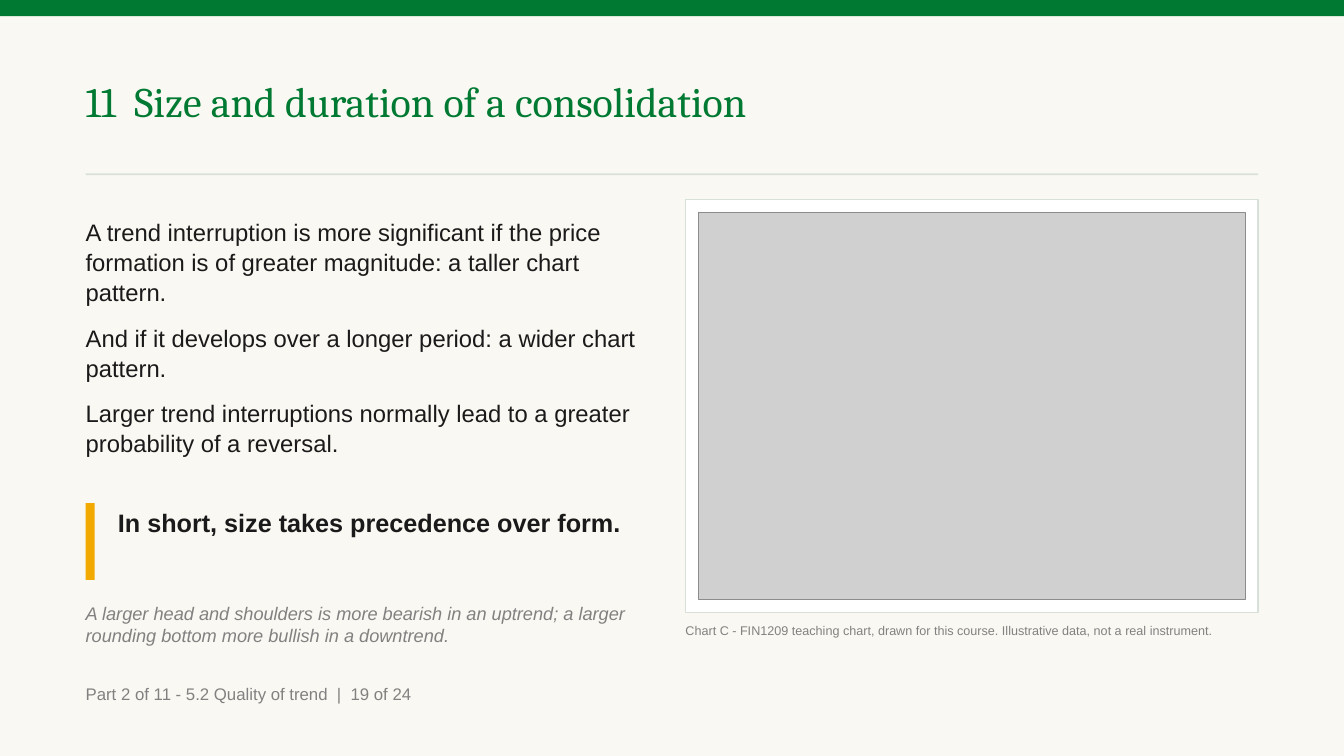
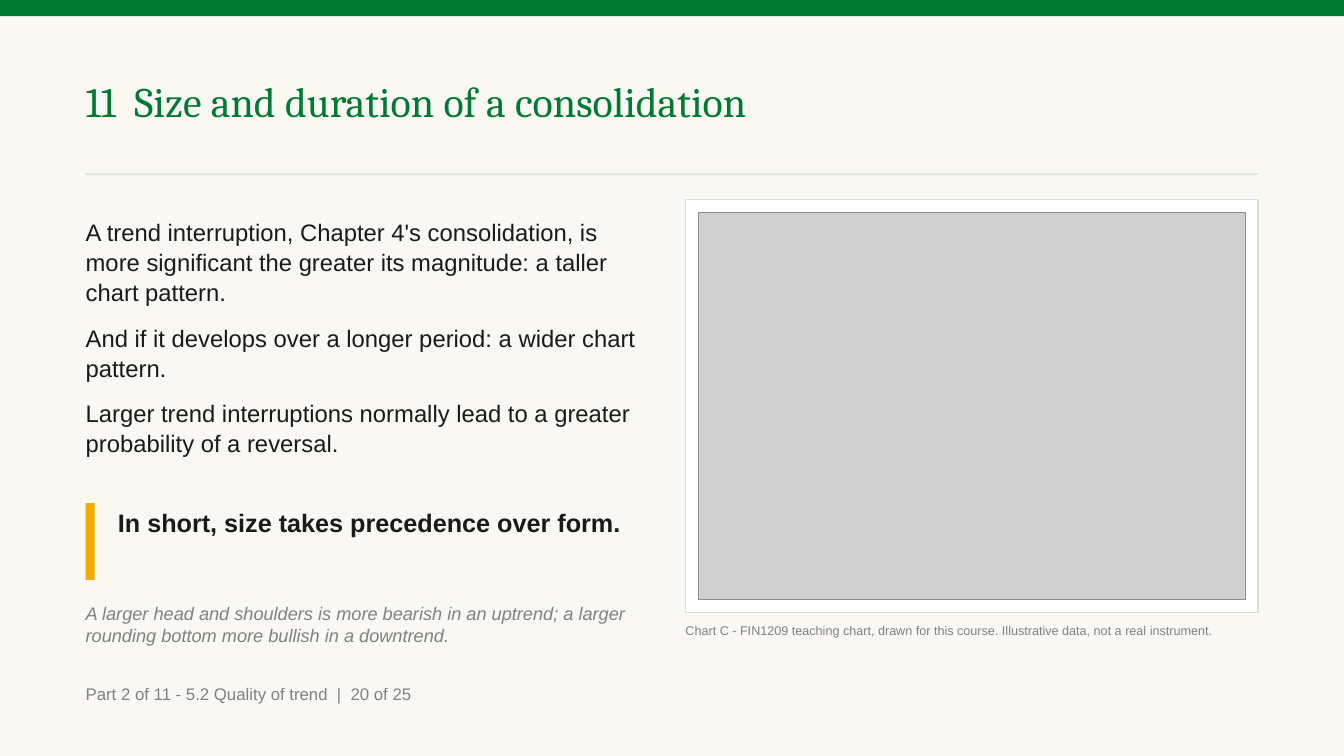
Before and after one commit to benjiesotelo-sudo/Telos_FIN1209, a slide deck: slide 55 of chapter-05/FIN1209-Chapter-05.pptx (slide 49 before the commit). Drawn at 1344x756 pixels with LibreOffice and Linux fonts; fonts in the diff are those of the drawing; grey boxes stand for pictures. Boxes give left, top, right and bottom in pixels: in the first picture for what was removed or moved away, otherwise in the second. Text is boxed around its words. In the diff, an @@ line names an element or a change of style, - is before the commit and + after.

Commit message:
Recall breakout by chapter before Chapter 5 widens it
The instructor read the breakout slide in 5.1 as contradicting Chapters 2
and 4, which had used the word only of price leaving a range. No chapter and
not the book ever defines it. Four slides now stand where one did: the
recall, by chapter, on Chapter 4's own PHP 40 to PHP 44 range; what Chapter
5 adds, a breakout through any level; the book's Figure 5.8; and the three
levels on price bars, with the stretch under the top read as a consolidation
at a higher degree. The slide says that join is ours.

Every term Chapters 1 to 4 mark, and every word they taught by use, was then
checked against this deck. Each recall names its chapter on the slide and no
longer only in the cue, because the deck is studied from a PDF with no cues.
Convergence, penetration, the consolidation phase and the filters say how
this chapter's use differs. chapter-05/README.md has the table and
TEMPLATE.md the rule.

Figures 5.7 and 5.9 get a companion chart on price bars, and the bar
stochastic gets a measured bar so Figure 5.18 can sit beside the
characteristic it draws. Six charts, AD to AI, on existing chartkit forms,
so no earlier chapter is rebuilt. The deck is 147 slides and 260 minutes at
the calibrated rate, and no pair slide is set below 17 point.

```diff
--- a/chapter-05/FIN1209-Chapter-05.pptx
+++ b/chapter-05/FIN1209-Chapter-05.pptx
@@ text at [86, 223, 608, 306]: text changed @@
-A trend interruption is more significant if the price formation is of greater magnitude: a taller chart pattern.
+A trend interruption, Chapter 4's consolidation, is more significant the greater its magnitude: a taller chart pattern.
@@ text at [86, 688, 412, 704]: text changed @@
-Part 2 of 11 - 5.2 Quality of trend | 19 of 24
+Part 2 of 11 - 5.2 Quality of trend | 20 of 25
```
Also in this commit, not shown: 54 other slides changed, 6 slides added, 6 other files.
